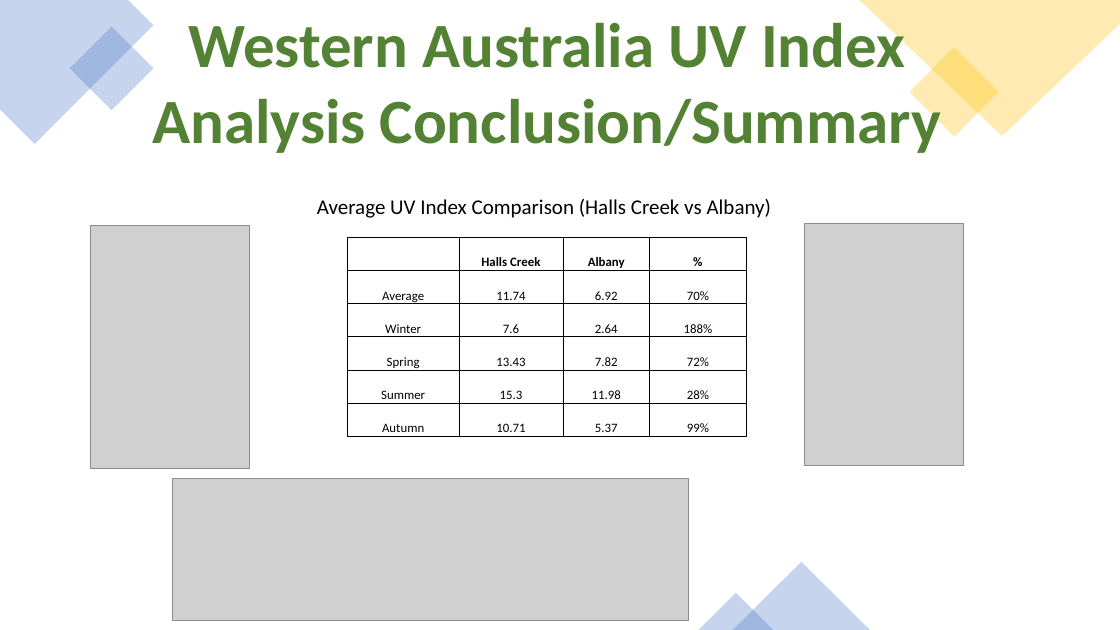
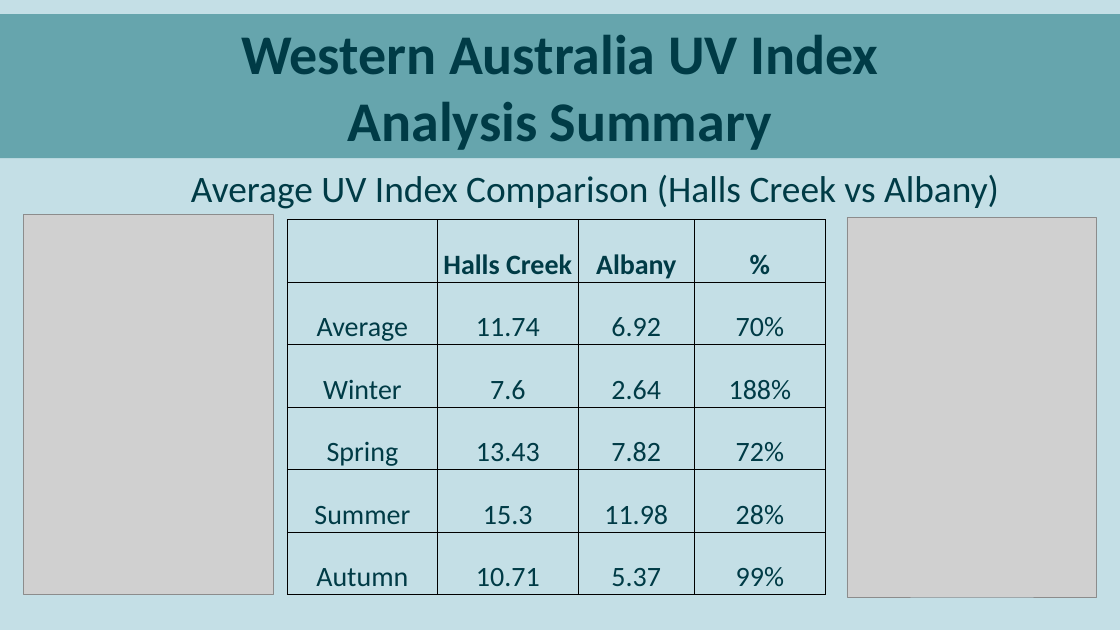
Before and after one commit to parastoorazavi/Data-Analytics-Project-2, a slide deck: slide 11 of Presentation.pptx (slide 12 before the commit). Drawn at 1120x630 pixels with LibreOffice and Linux fonts; fonts in the diff are those of the drawing; grey boxes stand for pictures. Boxes give left, top, right and bottom in pixels: in the first picture for what was removed or moved away, otherwise in the second. Text is boxed around its words. In the diff, an @@ line names an element or a change of style, - is before the commit and + after.

```diff
--- a/Presentation.pptx
+++ b/Presentation.pptx
@@ background #FFFFFF to #C4DFE6 @@
@@ rectangle "Western Australia UV Index" resized from (x1=152, y1=15, x2=941, y2=153) to (x1=0, y1=14, x2=1120, y2=159) @@
@@ rectangle "Western Australia UV Index" at (x1=0, y1=14, x2=1120, y2=159): fill none to #66A5AD @@
@@ freeform shape removed at (x1=0, y1=0, x2=154, y2=144) @@
@@ rectangle removed at (x1=70, y1=26, x2=154, y2=111) @@
@@ freeform shape removed at (x1=860, y1=0, x2=1120, y2=136) @@
@@ text in rectangle at (x1=241, y1=35, x2=878, y2=75): size 54 to 48 pt, text colour #548235 to #003B46 in "Western Australia UV Index" @@
@@ rectangle removed at (x1=909, y1=47, x2=999, y2=137) @@
@@ text in rectangle at (x1=348, y1=102, x2=772, y2=150): text changed; size 54 to 48 pt; text colour #548235 to #003B46 @@
-Analysis Conclusion/Summary
+Analysis Summary
@@ text "Average UV Index Comparison (Halls ..." moved from (x1=317, y1=199, x2=772, y2=218) to (x1=191, y1=175, x2=999, y2=209) @@
@@ text "Average UV Index Comparison (Halls ..." at (x1=191, y1=175, x2=999, y2=209): size 18 to 32 pt, text colour #000000 to #003B46 @@
@@ picture resized from (x1=90, y1=226, x2=250, y2=469) to (x1=24, y1=214, x2=273, y2=594) @@
@@ table at (x1=287, y1=219, x2=826, y2=594) @@
@@ size 11 to 24 pt, text colour #000000 to #003B46 @@
@@ table resized from (x1=348, y1=237, x2=748, y2=436) to (x1=287, y1=219, x2=826, y2=594) @@
@@ picture resized from (x1=804, y1=223, x2=964, y2=466) to (x1=847, y1=217, x2=1096, y2=597) @@
@@ picture removed at (x1=172, y1=478, x2=688, y2=620) @@
@@ triangle removed at (x1=733, y1=562, x2=870, y2=630) @@
@@ triangle removed at (x1=699, y1=593, x2=774, y2=630) @@
```
Also in this commit, not shown: 11 other slides changed, 1 slide added, 1 slide removed, 2 other files.
